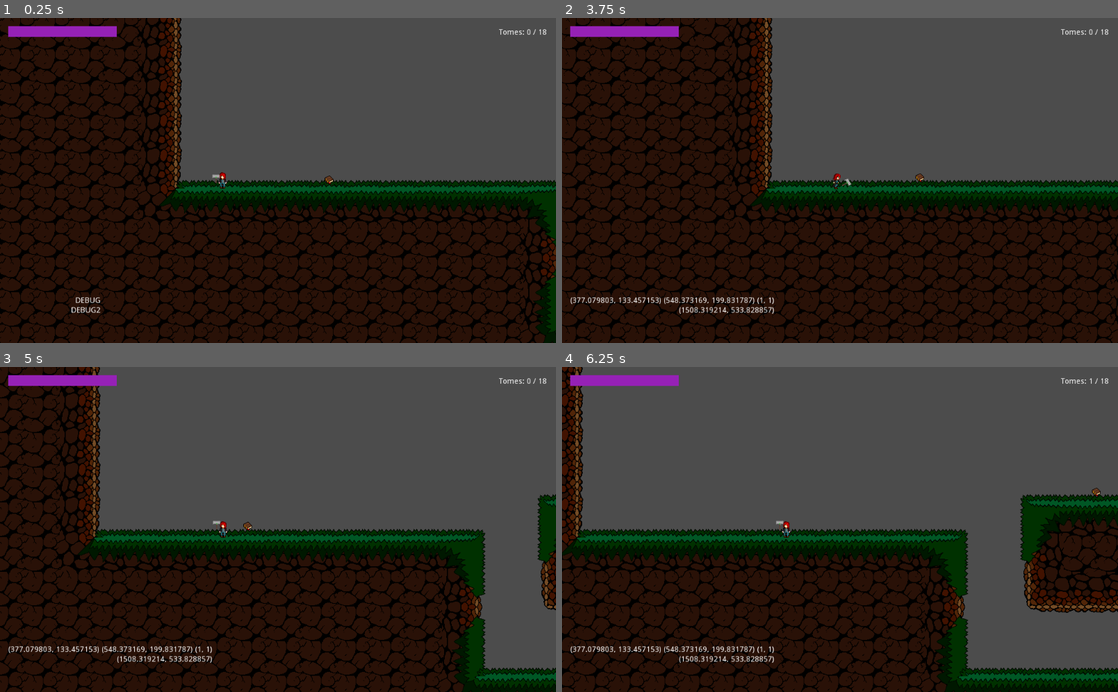
Above: before the commit, frames 1-4 (two rows, left to right).
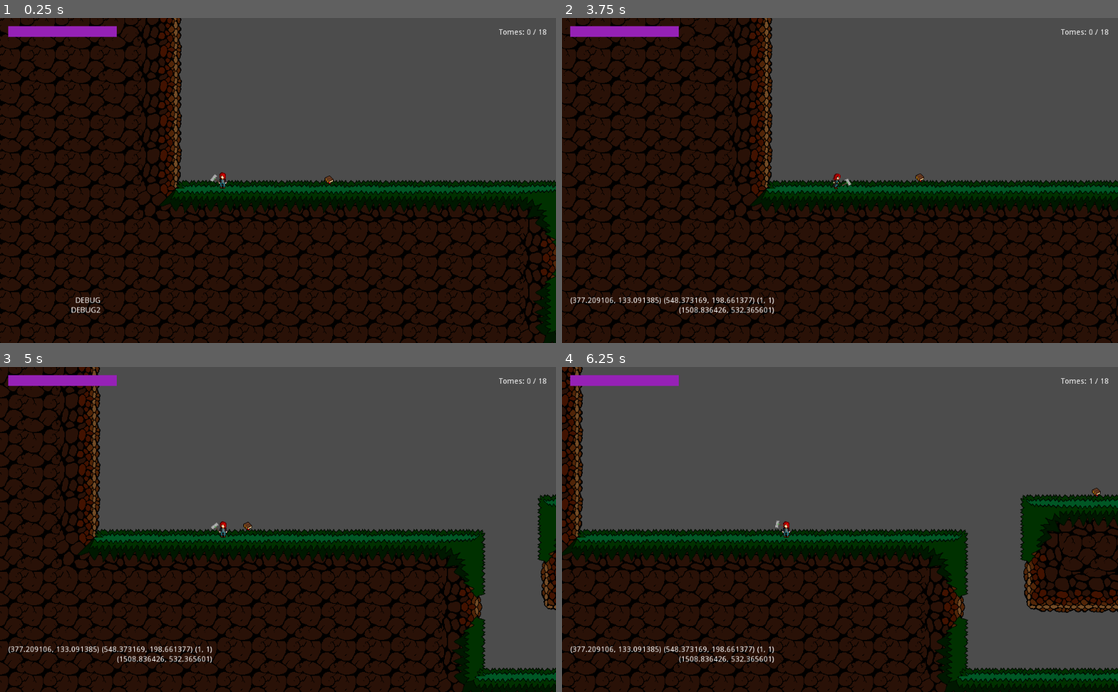
Above: after the commit, the same moments.

Repository: Jantho1990/Hammertime-Prototype
Game: Godot game, scene res://screens/GameScreen.tscn
Same seed, same stepped clock (60 frames per second), same inputs: the game is played once before the commit and once after it.
Inputs (mouse positions are in pixels of both pictures, inside the frame that each line leads up to):
- Up to frame 1 (0.25 s): no input
- Up to frame 2 (3.75 s): tap Enter (ui_accept) at 0.5, 0.77 s; move the mouse to (962, 164) at 0.52 s; hold D (ui_right) 0.53-1.25 s; click (962, 164) at 0.6 s; drag from (728, 196) to (595, 31) at 1.27 s; move the mouse to (895, 109) at 2.02 s; hold A (ui_left) 2.03-2.75 s; tap Q (delete_construct) at 2.1 s; drag from (812, 245) to (628, 34) at 2.77 s; move the mouse to (1006, 229) at 3.52 s; hold D (ui_right) from 3.53 s (still down); right-click (1006, 229) at 3.6 s
- Up to frame 3 (5 s): tap Enter (ui_accept) at 3.77 s; release D (ui_right) at 4.25 s; drag from (111, 480) to (105, 380) at 4.27 s
- Up to frame 4 (6.25 s): move the mouse to (867, 529) at 5.02 s; hold D (ui_right) 5.03-5.75 s; click (867, 529) at 5.1 s; drag from (756, 448) to (584, 484) at 5.77 s

The runs differ from the first frame. In frame 1, less than 0.1% of the frame differs, in the area x 37-40%, y 48-51%; in frame 2, 0.2%; in frame 3, 0.2%, in the area x 4-40%, y 47-91%; in frame 4, 0.2%.

Commit message:
hammer head now points at the cursor position; tweaked bob timing

Diff:
--- a/entities/weapon/HammerWeapon.gd
+++ b/entities/weapon/HammerWeapon.gd
@@ -99,6 +99,7 @@
   throw_origin_position = global_position
   thrown_dir = dir# * Vector2(-1, 1) # correct the x direction since dir is inverted
   throw_target_position.rotated(throw_target_position.angle() - throw_target_position.angle())
+  $Sprite.rotation = 0
   # throw_target_position = (global_position + (Vector2(throw_range, 0) * thrown_dir)).rotated(global_position.angle_to_point(cursor_position))
   var tvec = (position + cursor_position).normalized() * throw_range # * thrown_dir
   throw_target_position = global_position + tvec
@@ -184,7 +185,8 @@
 
 func update_position():
   position = hold_offset * dir
-  position.y += sin(global.run_time / 0.1) * 4
+  position.y += sin(global.run_time / 0.15) * 4
+  $Sprite.rotation = position.angle_to_point(cursor_position) - deg2rad(90)
 
 func set_throw_state(value):
   if throw_state.has(value):
